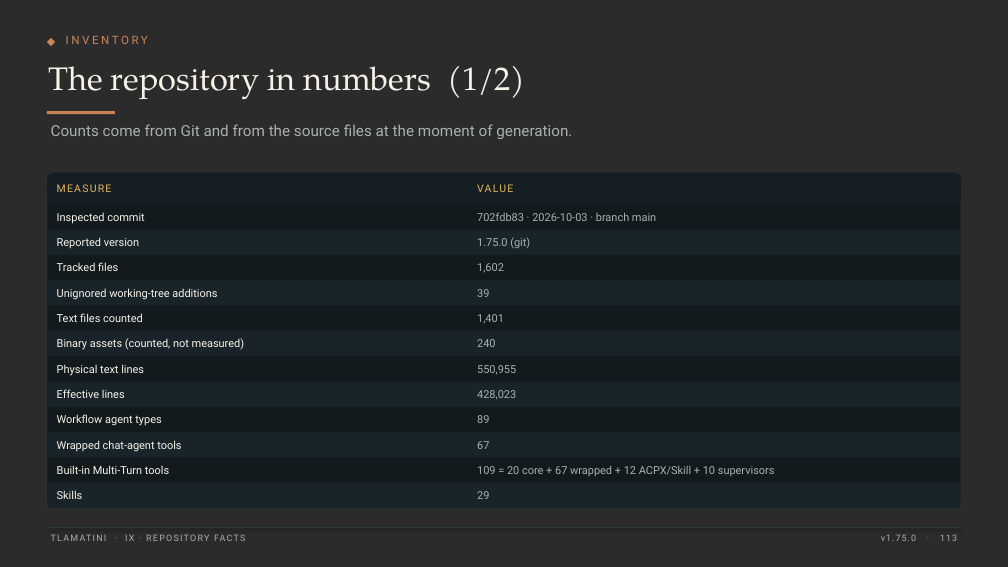
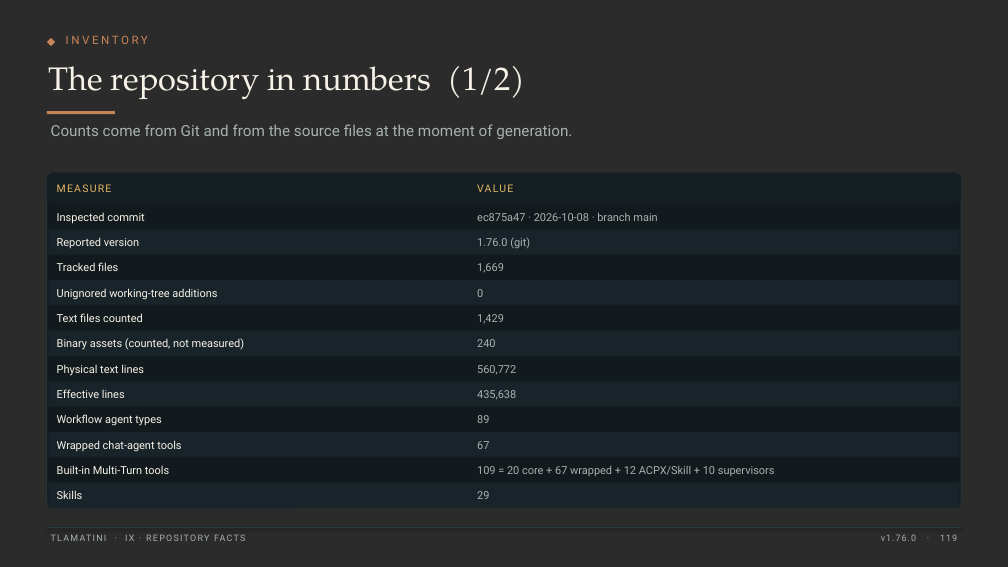
Before and after one commit to XAIHT/Tlamatini, a slide deck: slide 119 of Tlamatini_eXtended_Artificial_Intelligence_Humanly_Tempered.pptx (slide 113 before the commit). Drawn at 1008x567 pixels with LibreOffice and Linux fonts; fonts in the diff are those of the drawing; background and template pictures are left out; a plain dark background stands for a picture behind light text. Boxes give left, top, right and bottom in pixels: in the first picture for what was removed or moved away, otherwise in the second. Text is boxed around its words. In the diff, an @@ line names an element or a change of style, - is before the commit and + after.

```diff
--- a/Tlamatini_eXtended_Artificial_Intelligence_Humanly_Tempered.pptx
+++ b/Tlamatini_eXtended_Artificial_Intelligence_Humanly_Tempered.pptx
@@ text at <box>477,213,657,221</box>: text changed @@
-702fdb83 · 2026-10-03 · branch main
+ec875a47 · 2026-10-08 · branch main
@@ text at <box>477,263,504,272</box>: text changed @@
-1,602
+1,669
@@ text at <box>477,289,483,297</box>: text changed @@
-39
+0
@@ text at <box>477,314,504,323</box>: text changed @@
-1,401
+1,429
@@ text at <box>477,365,516,374</box>: text changed @@
-550,955
+560,772
@@ text at <box>477,390,516,399</box>: text changed @@
-428,023
+435,638
```
Also in this commit, not shown: 138 other slides changed, 9 slides added, 3 slides removed, 3 other files.
